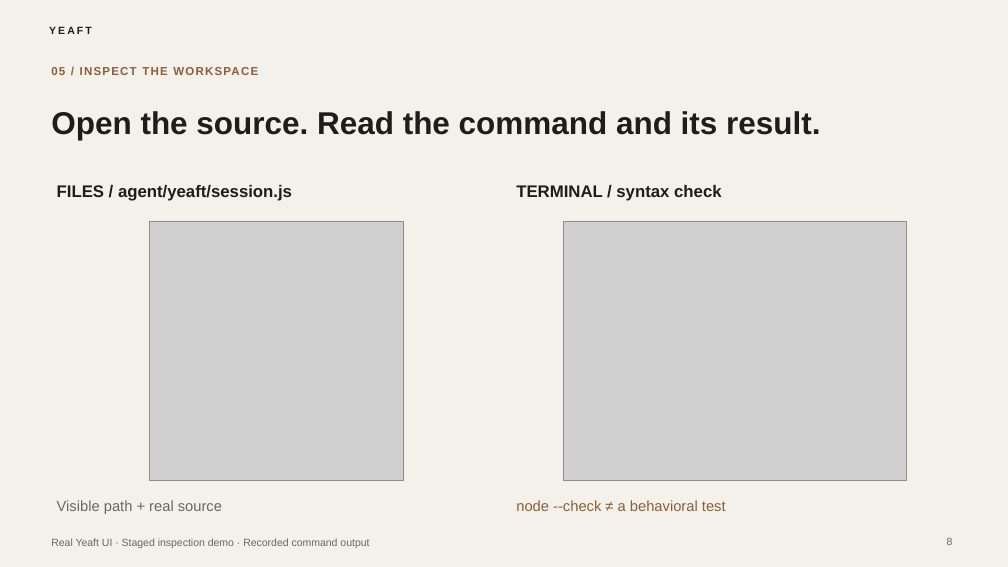
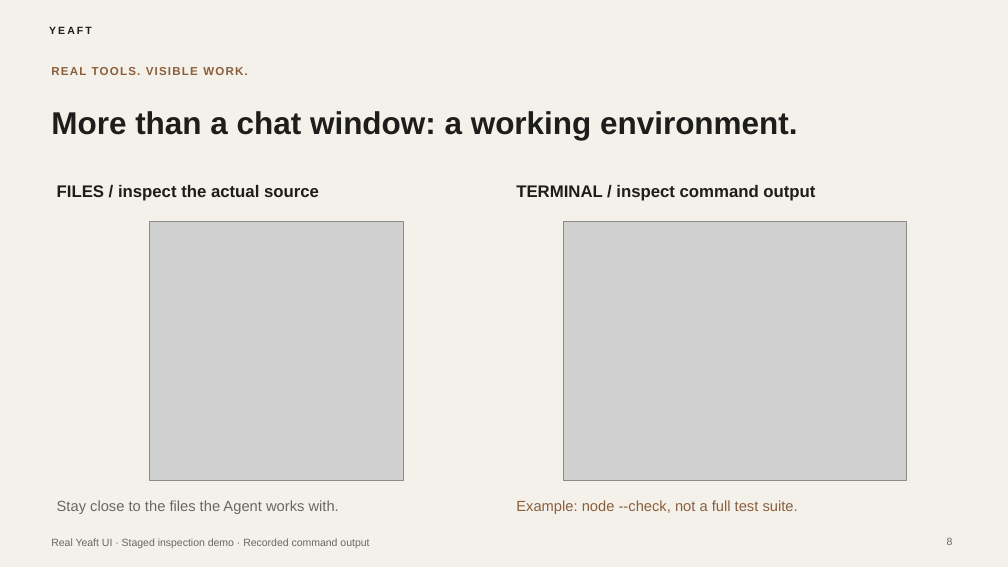
Before and after one commit to yeaft/claude-web-chat, a slide deck: slide 8 of artifacts/showcase/yeaft-editorial-minimal.pptx. Drawn at 1008x567 pixels with LibreOffice and Linux fonts; fonts in the diff are those of the drawing; grey boxes stand for pictures. Boxes give left, top, right and bottom in pixels: in the first picture for what was removed or moved away, otherwise in the second. Text is boxed around its words. In the diff, an @@ line names an element or a change of style, - is before the commit and + after.

```diff
--- a/artifacts/showcase/yeaft-editorial-minimal.pptx
+++ b/artifacts/showcase/yeaft-editorial-minimal.pptx
@@ text at bbox=[51, 111, 798, 140]: text changed @@
-Open the source. Read the command and its result.
+More than a chat window: a working environment.
@@ text at bbox=[57, 185, 319, 201]: text changed @@
-FILES / agent/yeaft/session.js
+FILES / inspect the actual source
@@ text at bbox=[516, 185, 815, 201]: text changed @@
-TERMINAL / syntax check
+TERMINAL / inspect command output
@@ text at bbox=[57, 500, 339, 514]: text changed @@
-Visible path + real source
+Stay close to the files the Agent works with.
@@ text at bbox=[516, 500, 798, 514]: text changed @@
-node --check ≠ a behavioral test
+Example: node --check, not a full test suite.
@@ text at bbox=[51, 538, 73, 546]: text changed @@
-05 / INSPECT THE WORKSPACE
+REAL TOOLS. VISIBLE WORK.
```
Also in this commit, not shown: 7 other slides changed, 4 slides added, 4 slides removed, 12 other files.
